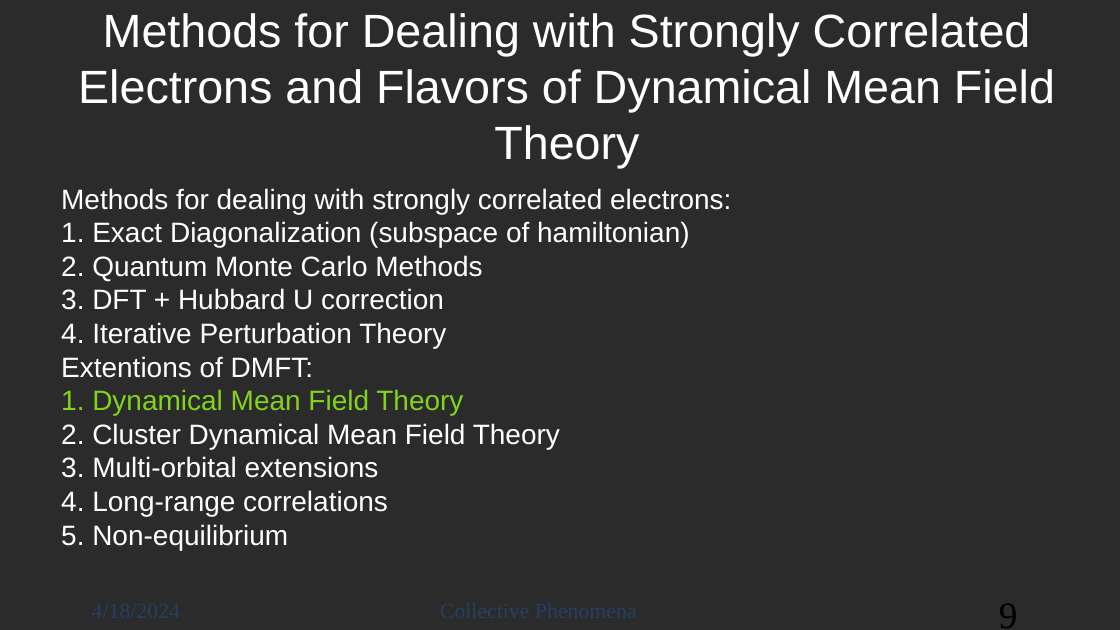
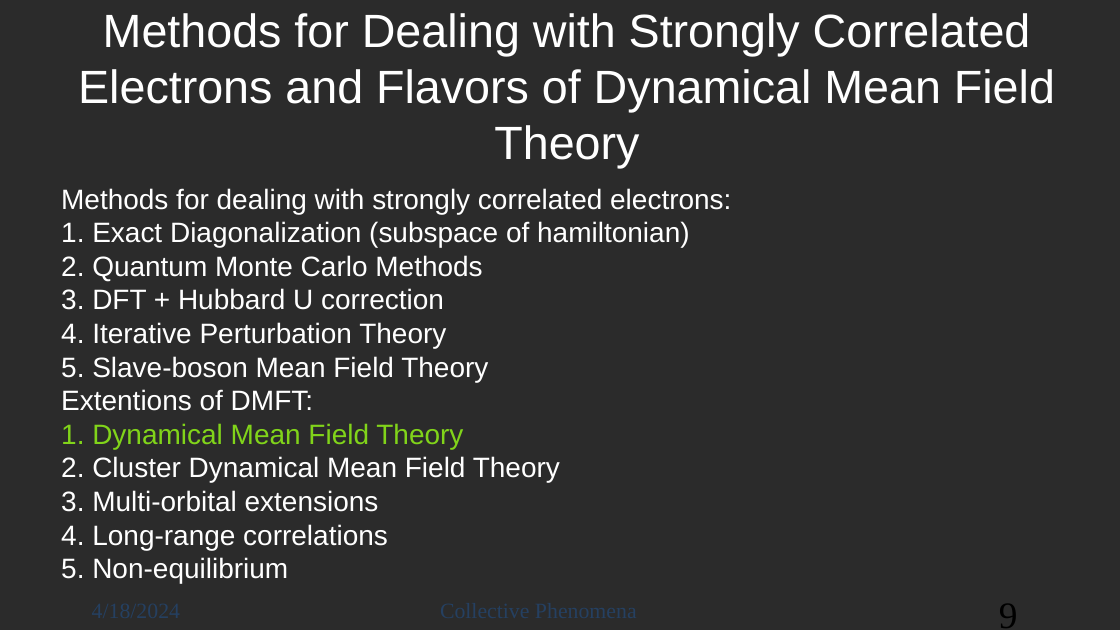
Before and after one commit to jacobsc050/projects, a slide deck: slide 9 of collective_phenomena/lecture.pptx. Drawn at 1120x630 pixels with LibreOffice and Linux fonts; fonts in the diff are those of the drawing; background and template pictures are left out; a plain dark background stands for a picture behind light text. Boxes give left, top, right and bottom in pixels: in the first picture for what was removed or moved away, otherwise in the second. Text is boxed around its words. In the diff, an @@ line names an element or a change of style, - is before the commit and + after.

```diff
--- a/collective_phenomena/lecture.pptx
+++ b/collective_phenomena/lecture.pptx
@@ text at (x1=61, y1=356, x2=488, y2=382): paragraph added @@
+5. Slave-boson Mean Field Theory
```
Also in this commit, not shown: 5 other slides changed, 5 slides added, 1 other file.
